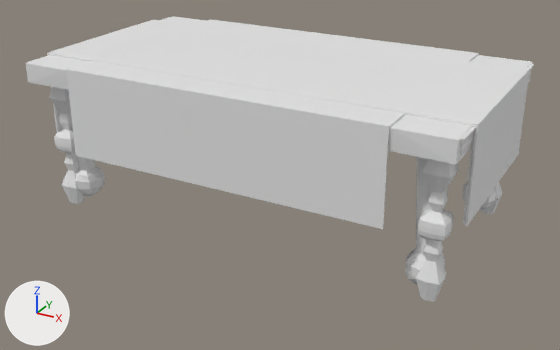
What one commit did to the Blender file art/models/props/party_table/party_table.blend.
One viewpoint serves both versions: a 50 mm lens placed at (2.25, -4.1, 2.58), pointed at (0.03, -0.05, 0.56). Every picture has the same lights, and +X, +Y and +Z are marked at lower left. The older version comes first.

The older version as bpy lines, for what is in view:
```python
me_geo_party_table_ver1 = bpy.data.meshes.new('geo_party_table_ver1')
me_geo_party_table_ver1.from_pydata(...)  # 592 vertices, 585 faces; spans x -0.6..0.6, y -1.0..1.0, z -12.8..11.9
me_geo_party_table_ver2 = bpy.data.meshes.new('geo_party_table_ver2')
me_geo_party_table_ver2.from_pydata(...)  # 428 vertices, 426 faces; spans x -1.01..1.01, y -1.0..1.0, z -9.64..4.48
ob_party_table_ver1 = bpy.data.objects.new('party_table_ver1', me_geo_party_table_ver1)
ob_party_table_ver1.location = (0.0, 0.0, 0.82)
ob_party_table_ver1.scale = (2.33, 0.768, 0.0404)
ob_party_table_ver2 = bpy.data.objects.new('party_table_ver2', me_geo_party_table_ver2)
ob_party_table_ver2.location = (0.0, 0.0, 1.0)
ob_party_table_ver2.scale = (1.38, 0.739, 0.0673)
```
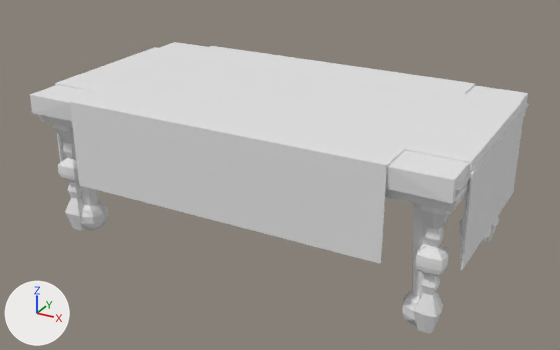
What the commit changed:
Object 'party_table_ver1' (ob_party_table_ver1) moves from (0.0, 0.0, 0.82) to (0.0, 0.0, 0.618).
Object 'party_table_ver2' (ob_party_table_ver2) moves from (0.0, 0.0, 1.0) to (0.0, 0.0, 0.74).

What differs and where, as boxes [x1, y1, x2, y2] in the pictures (560 x 350 px):
'party_table_ver1', moved
    before: [25, 16, 532, 302]
    after: [30, 42, 528, 334]
'party_table_ver2', moved
    before: [27, 17, 534, 284]
    after: [39, 104, 529, 326]
